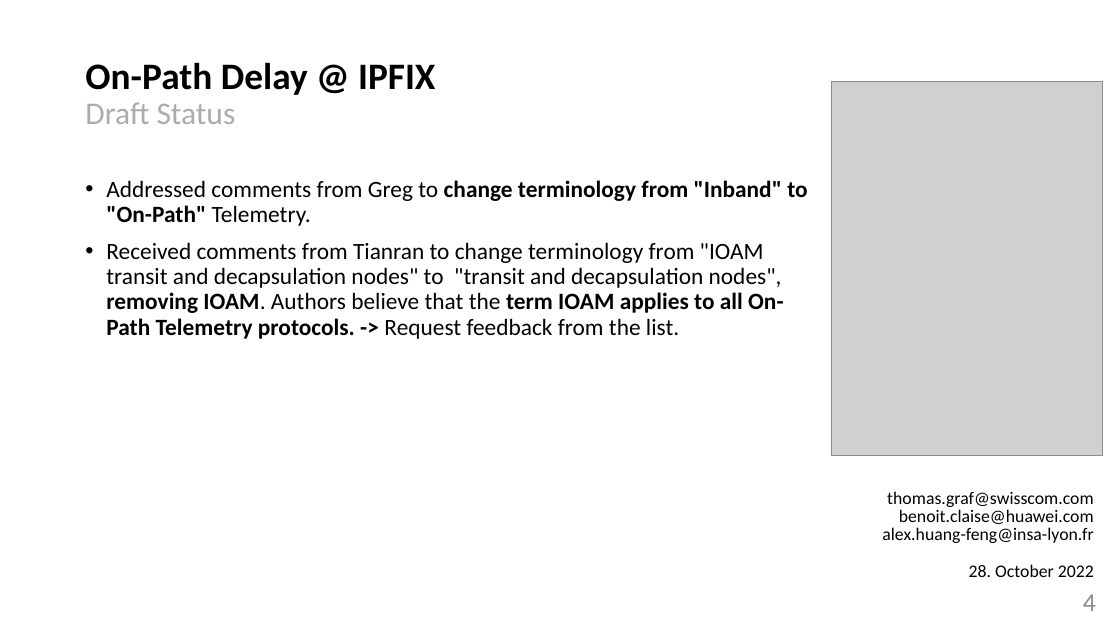
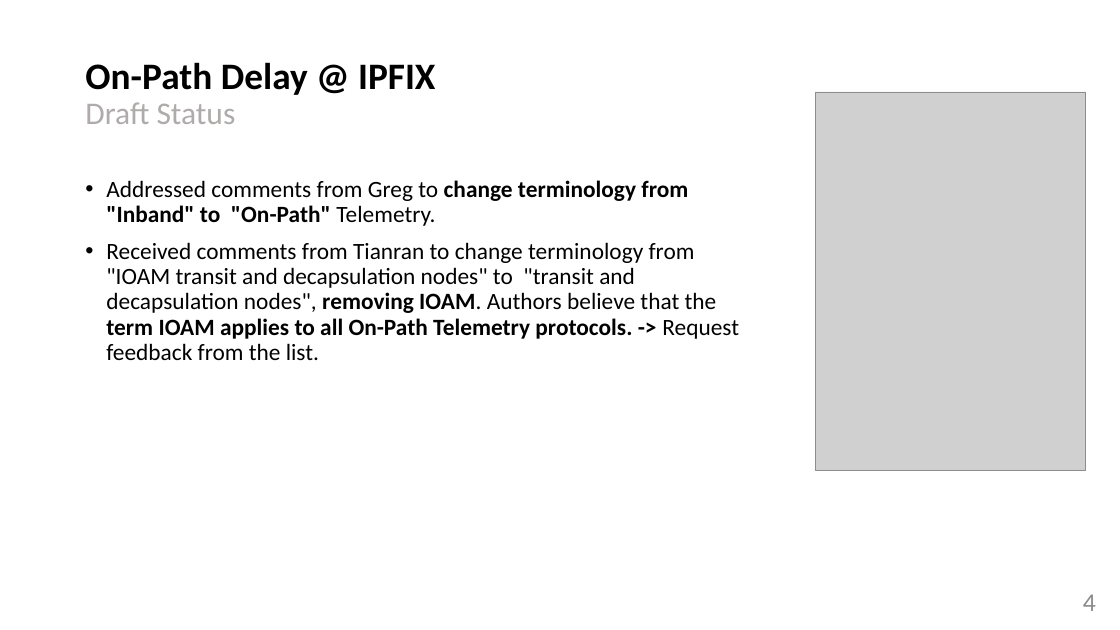
Before and after one commit to network-analytics/draft-ietf-opsawg-ipfix-on-path-telemetry, a slide deck: slide 4 of draft-tgraf-opsawg-ipfix-on-path-telemetry-00.pptx. Drawn at 1120x630 pixels with LibreOffice and Linux fonts; fonts in the diff are those of the drawing; grey boxes stand for pictures. Boxes give left, top, right and bottom in pixels: in the first picture for what was removed or moved away, otherwise in the second. Text is boxed around its words. In the diff, an @@ line names an element or a change of style, - is before the commit and + after.

```diff
--- a/draft-tgraf-opsawg-ipfix-on-path-telemetry-00.pptx
+++ b/draft-tgraf-opsawg-ipfix-on-path-telemetry-00.pptx
@@ picture: place and size @@
-picture at (831, 82, 1102, 455)
+picture at (816, 92, 1086, 470)
@@ text "Addressed comments from Greg to ..." rewrapped from (106, 180, 807, 339) to (106, 180, 739, 360) @@
@@ text removed at (882, 491, 1094, 577) @@
-thomas.graf@swisscom.com
-benoit.claise@huawei.com
-alex.huang-feng@insa-lyon.fr
-28. October 2022
```
Also in this commit, not shown: 3 other slides changed, 1 other file.
